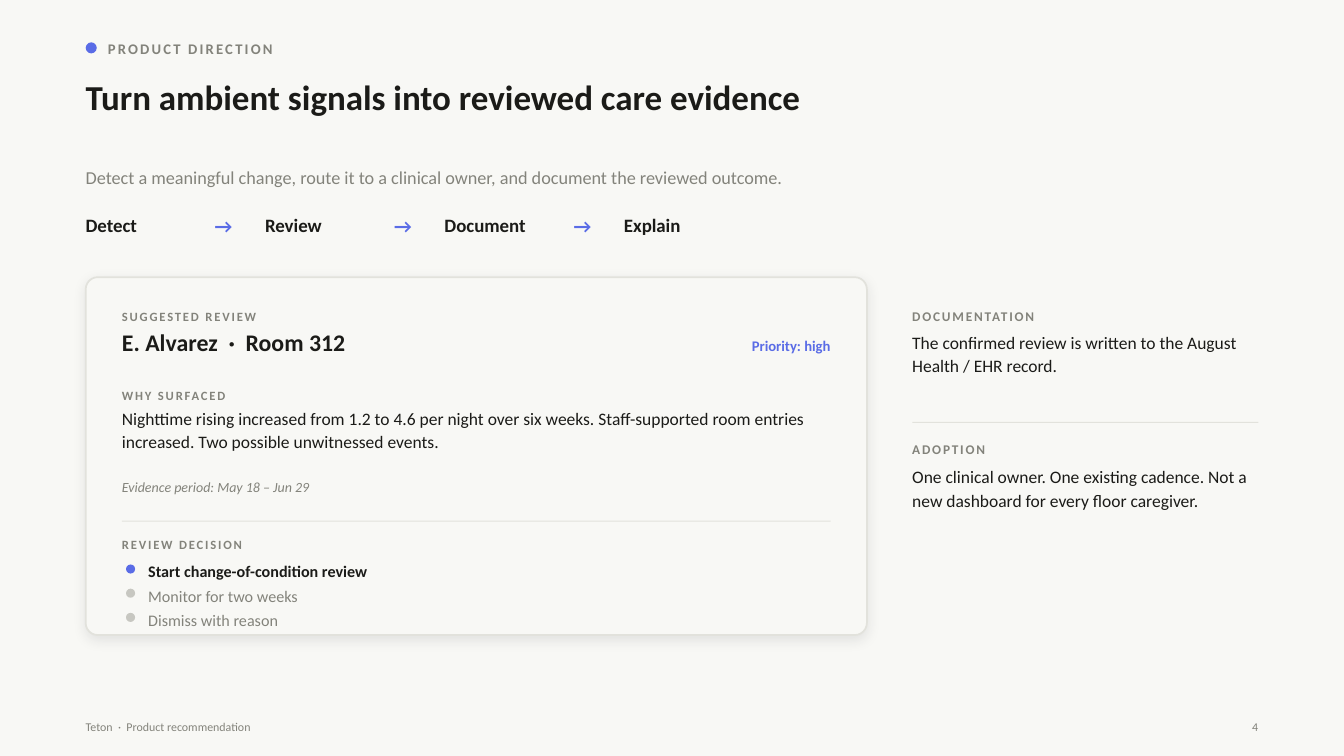
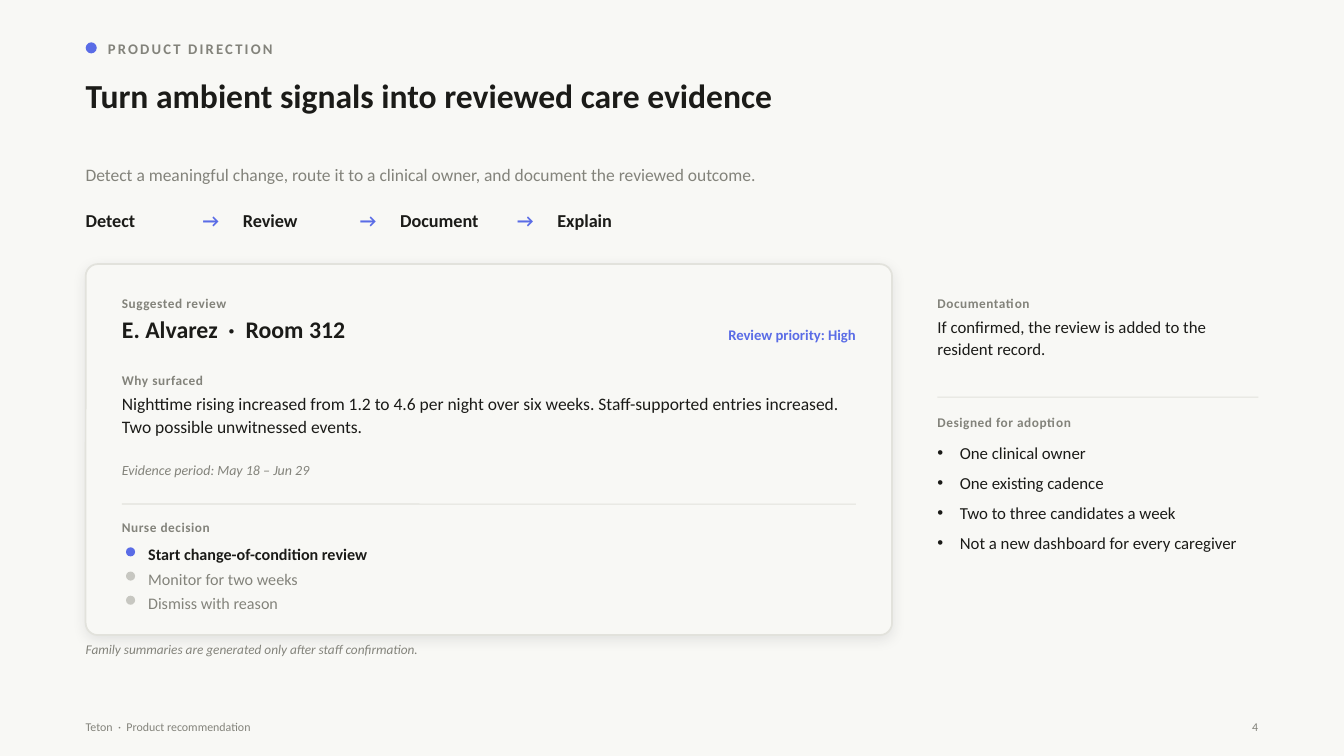
Before and after one commit to dmeehan45/design_systems, a slide deck: slide 4 of rocky-mountain/teton-week2-not-week12.pptx. Drawn at 1344x756 pixels with LibreOffice and Linux fonts; fonts in the diff are those of the drawing. Boxes give left, top, right and bottom in pixels: in the first picture for what was removed or moved away, otherwise in the second. Text is boxed around its words. In the diff, an @@ line names an element or a change of style, - is before the commit and + after.

```diff
--- a/rocky-mountain/teton-week2-not-week12.pptx
+++ b/rocky-mountain/teton-week2-not-week12.pptx
@@ text "Turn ambient signals into reviewed ..." at [86,84,772,114]: size 25 to 24 pt @@
@@ text "Detect a meaningful change, route ..." at [86,169,756,184]: size 13 to 12.5 pt @@
@@ text "→": place and size @@
-text "→" at [215,214,265,244]
+text "→" at [203,210,243,240]
@@ text "Review": place and size @@
-text "Review" at [265,219,322,232]
+text "Review" at [243,214,298,227]
@@ text "→": place and size @@
-text "→" at [394,214,445,244]
+text "→" at [360,210,400,240]
@@ text "Document": place and size @@
-text "Document" at [444,219,525,232]
+text "Document" at [400,215,478,227]
@@ size 14 to 13 pt in 3 elements at [203,210,243,240], [360,210,400,240], [517,210,558,240] @@
@@ text "→": place and size @@
-text "→" at [574,214,624,244]
+text "→" at [517,210,558,240]
@@ size 13.5 to 13 pt in 4 elements at [86,215,136,227], [243,214,298,227], [400,215,478,227], [557,214,612,230] @@
@@ text "Explain": place and size @@
-text "Explain" at [624,218,681,235]
+text "Explain" at [557,214,612,230]
@@ rounded rectangle: place and size @@
-rounded rectangle at [86,277,867,635]
+rounded rectangle at [86,264,892,635]
@@ rounded rectangle at [86,264,892,635]: proportions changed @@
@@ text at [122,298,226,310]: text changed; size 9 to 9.5 pt @@
-SUGGESTED REVIEW
+Suggested review
@@ text at [937,299,1029,308]: text changed @@
-DOCUMENTATION
+Documentation
@@ text "E. Alvarez · Room 312": place and size @@
-text "E. Alvarez · Room 312" at [122,334,345,351]
+text "E. Alvarez · Room 312" at [122,321,345,338]
@@ text at [728,329,856,343]: text changed @@
-Priority: high
+Review priority: High
@@ text at [937,321,1206,355]: text changed; size 12.5 to 12 pt @@
-The confirmed review is written to the August Health / EHR record.
+If confirmed, the review is added to the resident record.
@@ text at [122,375,203,387]: text changed; size 9 to 9.5 pt @@
-WHY SURFACED
+Why surfaced
@@ text at [122,398,839,436]: text changed @@
-Nighttime rising increased from 1.2 to 4.6 per night over six weeks. Staff-supported room entries increased. Two possible unwitnessed events.
+Nighttime rising increased from 1.2 to 4.6 per night over six weeks. Staff-supported entries increased. Two possible unwitnessed events.
@@ text at [937,417,1071,429]: text changed @@
-ADOPTION
+Designed for adoption
@@ line moved from (912, 422) - (1258, 422) to (938, 397) - (1258, 397) @@
@@ text at [960,447,1236,552]: text changed; size 12.5 to 12 pt @@
-One clinical owner. One existing cadence. Not a new dashboard for every floor caregiver.
+• One clinical owner
+• One existing cadence
+• Two to three candidates a week
+• Not a new dashboard for every caregiver
@@ text "Evidence period: May 18 – ...": place and size @@
-text "Evidence period: May 18 – ..." at [122,482,309,494]
+text "Evidence period: May 18 – ..." at [122,465,309,477]
@@ line moved from (122, 521) - (831, 521) to (122, 504) - (856, 504) @@
@@ text at [122,523,210,532]: text changed; size 9 to 9.5 pt @@
-REVIEW DECISION
+Nurse decision
@@ ellipse: place and size @@
-ellipse at [126,565,135,574]
+ellipse at [126,547,135,557]
@@ text "Start change-of-condition review": place and size @@
-text "Start change-of-condition review" at [148,565,367,580]
+text "Start change-of-condition review" at [148,548,367,563]
@@ text "Monitor for two weeks": place and size @@
-text "Monitor for two weeks" at [148,591,298,602]
+text "Monitor for two weeks" at [148,574,298,585]
@@ ellipse: place and size @@
-ellipse at [126,589,135,598]
+ellipse at [126,596,135,605]
@@ ellipse: place and size @@
-ellipse at [126,613,135,622]
+ellipse at [126,572,135,581]
@@ text "Dismiss with reason": place and size @@
-text "Dismiss with reason" at [148,615,278,626]
+text "Dismiss with reason" at [148,598,278,609]
@@ text added at [86,645,418,656], 9.5 pt, text #83837B, italic @@
+Family summaries are generated only after staff confirmation.
```
Also in this commit, not shown: 5 other slides changed, 1 other file.
